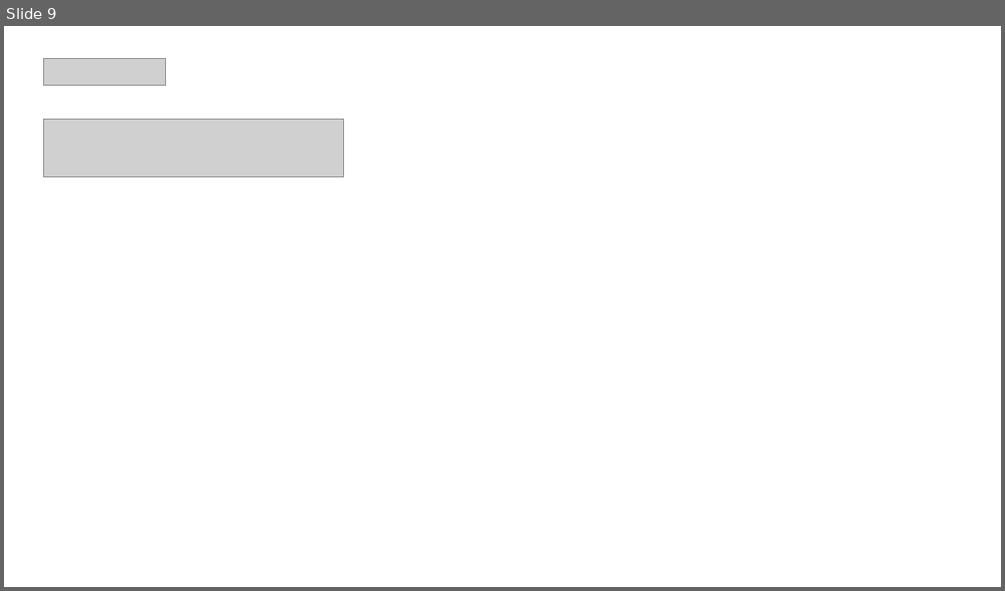
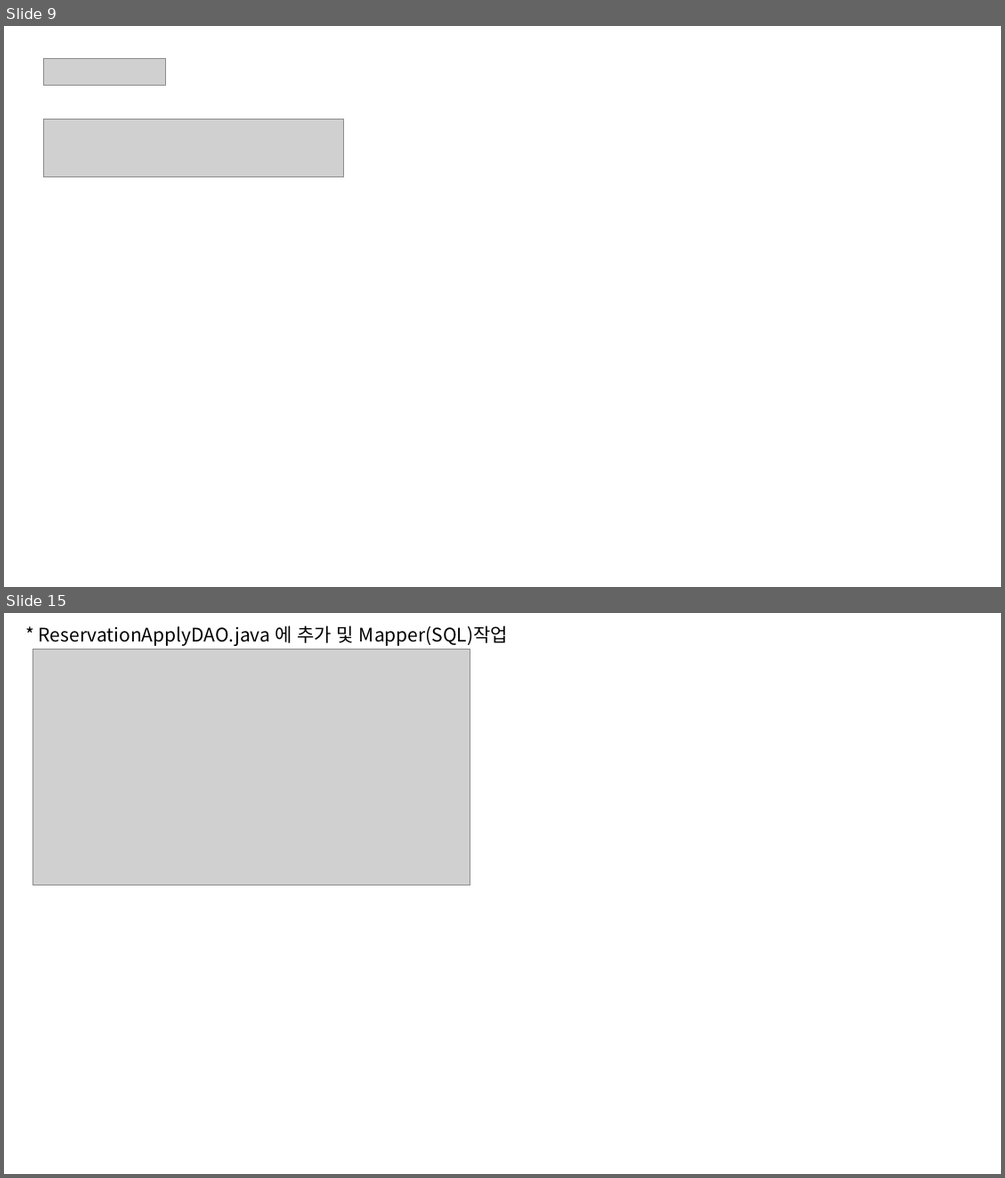
Before and after one commit to seongjinmoon/homepage2025, a slide deck: homepage/Document/2학기/13주차/13주차 수업자료.pptx. Shown one above the other, each under a label of ours: slide 9 before the commit, slides 9 and 15 after it; the slides between them are not shown. The pictures are 1005x591 and 1005x1178 pixels, drawn with LibreOffice and Linux fonts; fonts in the diff are those of the drawing; grey boxes stand for pictures. Boxes give left, top, right and bottom in pixels: in the first picture for what was removed or moved away, otherwise in the second. Text is boxed around its words. In the diff, an @@ line names an element or a change of style, - is before the commit and + after.

```diff
--- a/homepage/Document/2학기/13주차/13주차 수업자료.pptx
+++ b/homepage/Document/2학기/13주차/13주차 수업자료.pptx
@@ slide 15 added at [4, 613, 1001, 1174], background #FFFFFF @@
@@ text added at [39, 625, 508, 646], 18 pt, text #000000 @@
+* ReservationApplyDAO.java 에 추가 및 Mapper(SQL)작업
@@ picture added at [33, 649, 470, 885] @@
```
Also in this commit, not shown: 3 slides changed, 4 other slides added, 26 other files.
